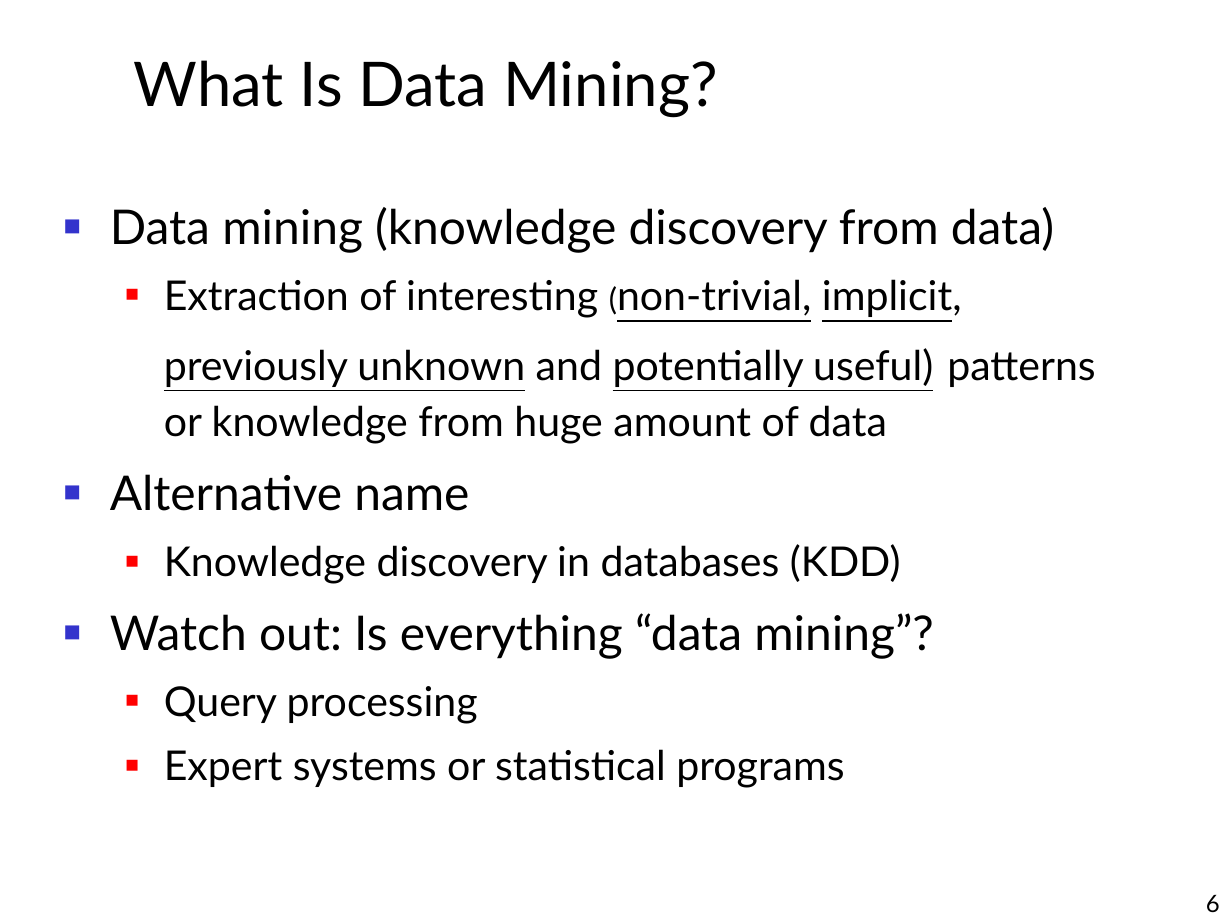
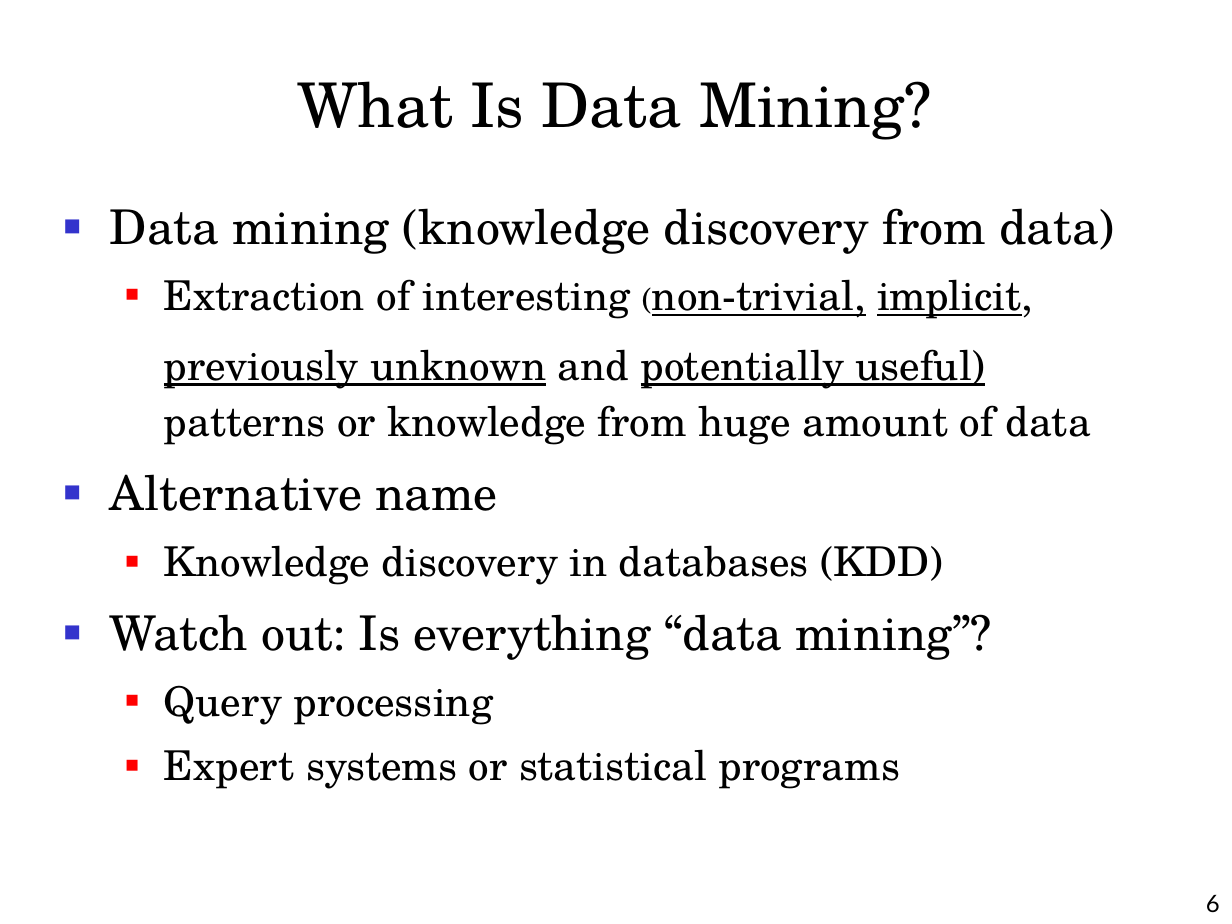
Before and after one commit to alaagamal98/web-based-his, a slide deck: slide 6 of Presentation/Data Mining.ppt. Drawn at 1232x924 pixels with LibreOffice and Linux fonts; fonts in the diff are those of the drawing; background and template pictures are left out. Boxes give left, top, right and bottom in pixels: in the first picture for what was removed or moved away, otherwise in the second. Text is boxed around its words. In the diff, an @@ line names an element or a change of style, - is before the commit and + after.

```diff
--- a/Presentation/Data Mining.ppt
+++ b/Presentation/Data Mining.ppt
@@ title "What Is Data Mining?" at (297, 81, 932, 140): font Lato to TeX Gyre Schola @@
@@ title "What Is Data Mining?": place and size @@
-title "What Is Data Mining?" at (134, 60, 717, 118)
+title "What Is Data Mining?" at (297, 81, 932, 140)
@@ text "Data mining (knowledge discovery from ..." at (110, 208, 1114, 789): font Lato to TeX Gyre Schola @@
```
Also in this commit, not shown: 1 other slide changed, 1 slide added, 3 other files.
